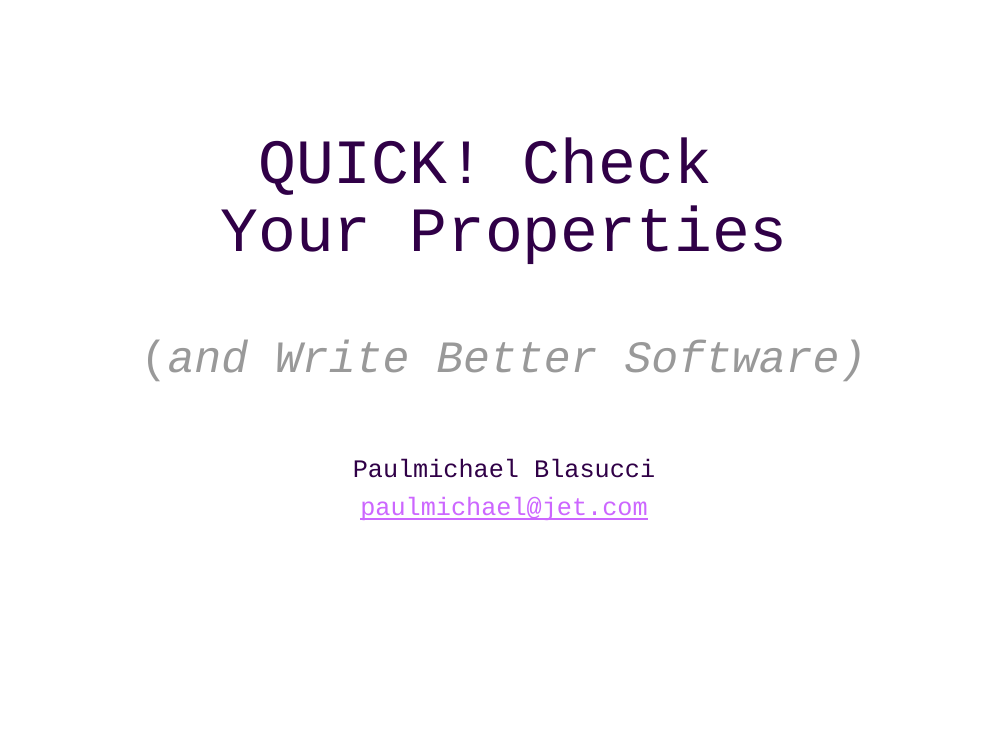
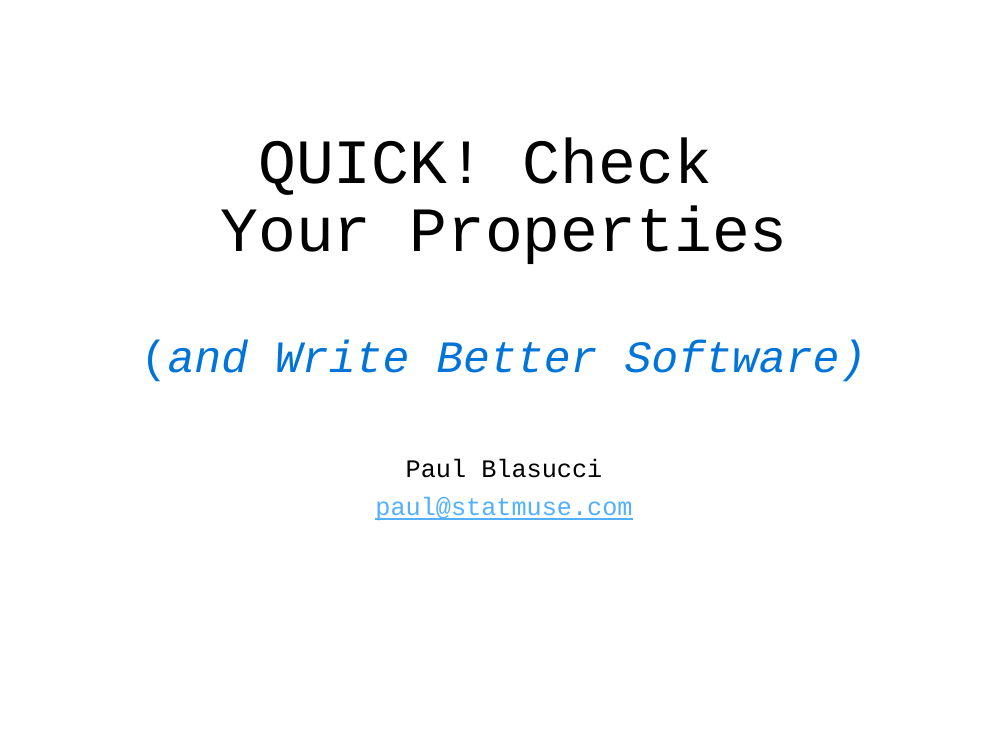
Before and after one commit to pblasucci/quickpbt, a slide deck: slide 1 of quickpbt.pptx. Drawn at 1008x756 pixels with LibreOffice and Linux fonts; fonts in the diff are those of the drawing; background and template pictures are left out. Boxes give left, top, right and bottom in pixels: in the first picture for what was removed or moved away, otherwise in the second. Text is boxed around its words. In the diff, an @@ line names an element or a change of style, - is before the commit and + after.

Commit message:
updated slide deck (statmuse); added pdf version of presentation

```diff
--- a/quickpbt.pptx
+++ b/quickpbt.pptx
@@ title "QUICK! Check Your Properties (and ..." at bbox=[141, 138, 867, 382]: text colour #300047 to #000000 in "QUICK! Check Your Properties"; text colour #999999 to #0074D9 in "(and Write Better Software)" @@
@@ subtitle at bbox=[375, 459, 632, 521]: text changed; text colour #300047 to #53AFFF @@
-Paulmichael Blasucci
-paulmichael@jet.com
+Paul Blasucci
+paul@statmuse.com
```
Also in this commit, not shown: 22 other slides changed, 1 other file.
